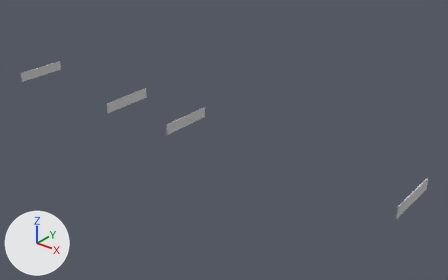
The FBX model Assets/Models_24/leibo_hc_10.FBX, before and after one commit.
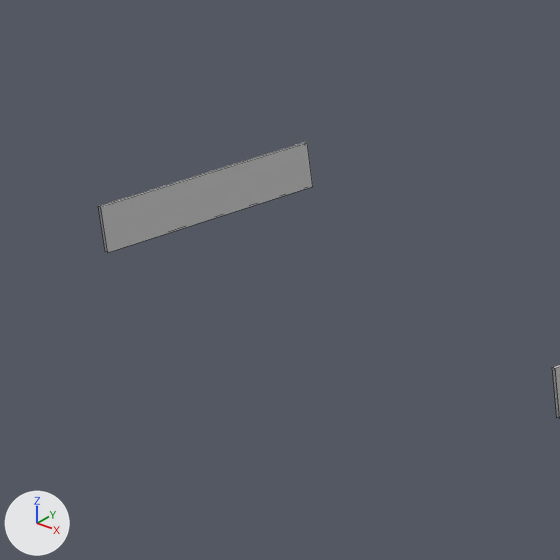
There are two pictures of each version: one whole from a 50 mm camera at (135.2, -147.8, 91.3) aimed at (12.3, 5.8, -3.9), one close up on the part from 0% to 24% of the width and 12% to 50% of the height. Arrows for +X, +Y and +Z are at lower left; the lights stay in place. The last two pictures show the newer version. The close-ups show mesh edges as thin lines. Where no turn or scale is listed for an object, it has been applied to the vertices.

Objects in the first close-up: 'leibo_hc_10'.
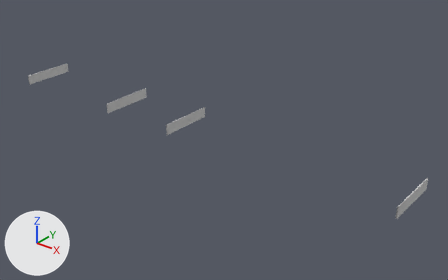
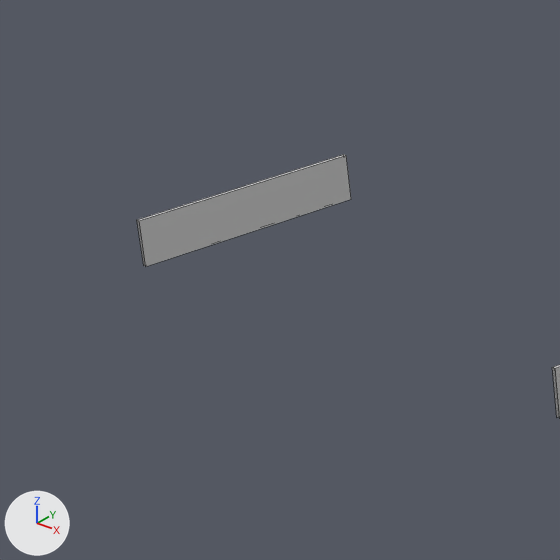
Location of each change, [x1, y1, x2, y2] in pixels of the close-ups (560 x 560 px; the box of a moved part takes in the faces that stretch with it):
'leibo_hc_10', reshaped
    before: [98, 142, 560, 417]
    after: [137, 154, 560, 417]
part 1 of me_mesh, moved or reshaped
    before: [98, 142, 313, 252]
    after: [137, 154, 351, 267]

Edits to the bpy script that builds the scene:
```text
Change me_mesh:
    used by ob_leibo_hc_10; location = (0.43, 0.0, 2.1)
    remove me_mesh.from_pydata(...)  # 32 vertices, 12 faces; spans x -83.0..83.0, y -10.0..10.0, z -2.0..2.0
    add me_mesh.from_pydata(...)  # 32 vertices, 12 faces; spans x -78.0..83.0, y -10.0..10.0, z -2.0..2.0
    me_mesh part 1: the loose piece of 8 vertices spanning x -83.0, y -10.0..10.0, z -2.0..2.0 is moved by (5.0, 0.0, 0.0)
```
